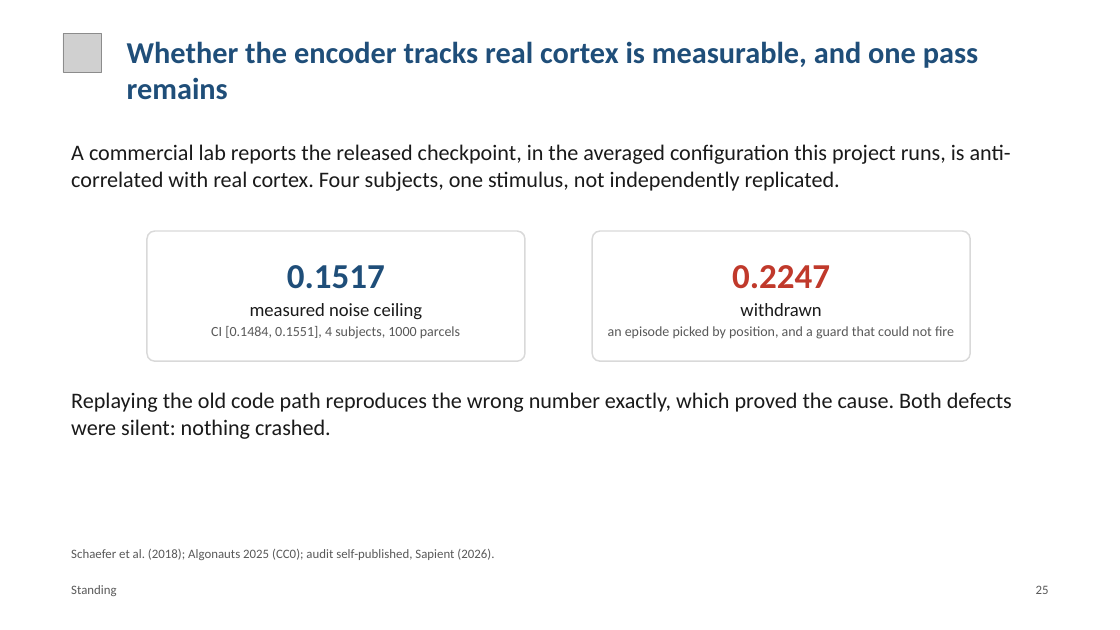
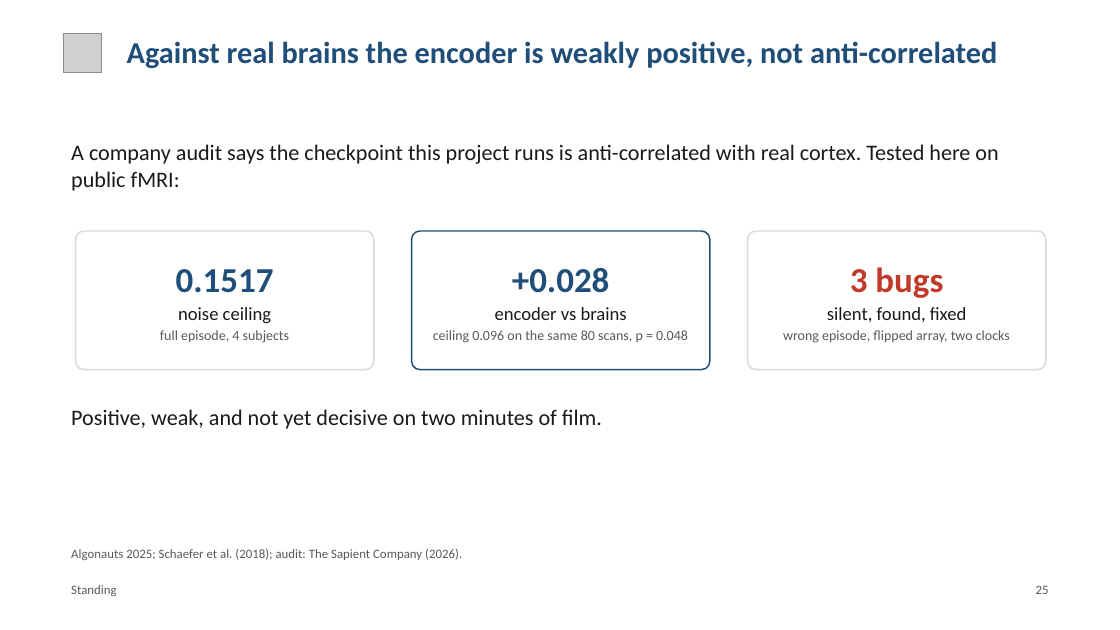
Before and after one commit to brn-mwai/monarch, a slide deck: slide 25 of docs/defence/Monarch_Defence.pptx. Drawn at 1120x630 pixels with LibreOffice and Linux fonts; fonts in the diff are those of the drawing; grey boxes stand for pictures. Boxes give left, top, right and bottom in pixels: in the first picture for what was removed or moved away, otherwise in the second. Text is boxed around its words. In the diff, an @@ line names an element or a change of style, - is before the commit and + after.

```diff
--- a/docs/defence/Monarch_Defence.pptx
+++ b/docs/defence/Monarch_Defence.pptx
@@ text at box(127, 41, 997, 68): text changed @@
-Whether the encoder tracks real cortex is measurable, and one pass remains
+Against real brains the encoder is weakly positive, not anti-correlated
@@ text at box(71, 144, 998, 191): text changed @@
-A commercial lab reports the released checkpoint, in the averaged configuration this project runs, is anti-correlated with real cortex. Four subjects, one stimulus, not independently replicated.
+A company audit says the checkpoint this project runs is anti-correlated with real cortex. Tested here on public fMRI:
@@ rounded rectangle "0.1517": place and size @@
-rounded rectangle "0.1517" at box(147, 231, 525, 361)
+rounded rectangle "0.1517" at box(76, 231, 374, 370)
@@ rounded rectangle added at box(412, 231, 710, 370), fill #FFFFFF, outline #1F4E79 1.25 pt, 12 pt, text #595959 @@
++0.028
+encoder vs brains
+ceiling 0.096 on the same 80 scans, p = 0.048
@@ rounded rectangle removed at box(592, 231, 970, 361) @@
-0.2247
-withdrawn
-an episode picked by position, and a guard that could not fire
@@ rounded rectangle added at box(748, 231, 1046, 370), fill #FFFFFF, outline #D9D9D9 1.25 pt, 12 pt, text #595959 @@
+3 bugs
+silent, found, fixed
+wrong episode, flipped array, two clocks
@@ text in rounded rectangle at box(160, 307, 289, 343): text changed @@
-measured noise ceiling
-CI [0.1484, 0.1551], 4 subjects, 1000 parcels
+noise ceiling
+full episode, 4 subjects
@@ text removed at box(71, 392, 1012, 439) @@
-Replaying the old code path reproduces the wrong number exactly, which proved the cause. Both defects were silent: nothing crashed.
@@ text added at box(71, 409, 602, 429), 19 pt, text #1A1A1A @@
+Positive, weak, and not yet decisive on two minutes of film.
@@ text at box(71, 549, 462, 560): text changed @@
-Schaefer et al. (2018); Algonauts 2025 (CC0); audit self-published, Sapient (2026).
+Algonauts 2025; Schaefer et al. (2018); audit: The Sapient Company (2026).
```
Also in this commit, not shown: 12 other slides changed, 3 other files.
